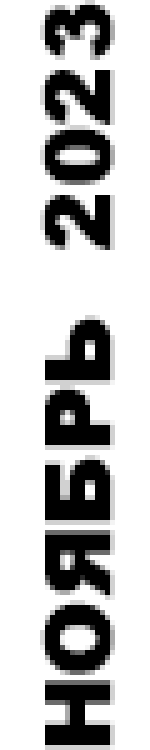
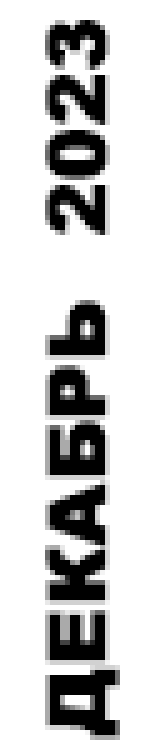
Comparing the layer stacks of the two 150×750 images. Changes:
renamed "НОЯБРЬ 2023" to "ДЕКАБРЬ 2023", painted on it over box(40, 0, 120, 750)
